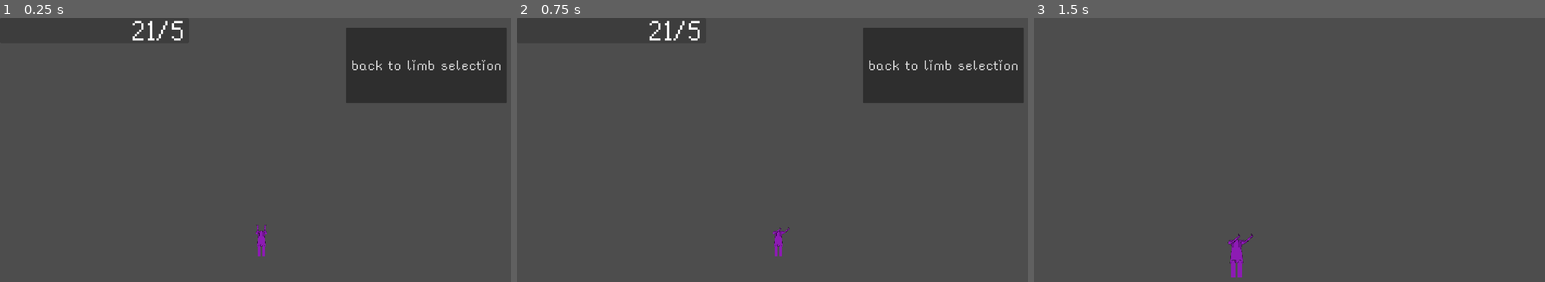
Above: before the commit, frames 1-3 (left to right).
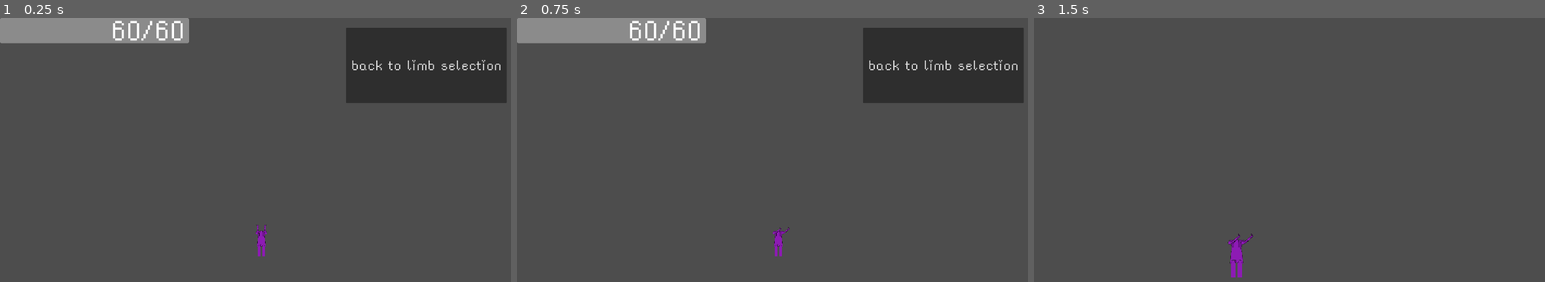
Above: after the commit, the same moments.

Repository: flowerFawn/Robot_game
Game: Godot game, scene res://levels/spawn_level.tscn
Two runs of this game, one before a commit and one after it. Both use one fixed random seed, a clock stepped at 60 frames per second and the inputs below. This scene is started directly instead of the project's main scene.
Inputs (mouse positions are in pixels of both pictures, inside the frame that each line leads up to):
- Up to frame 1 (0.25 s): no input
- Up to frame 2 (0.75 s): tap Enter at 0.5 s; move the mouse to (895, 150) at 0.52 s; hold D (right) from 0.53 s (still down); tap F (interact) at 0.6 s
- Up to frame 3 (1.5 s): tap Space (jump) at 0.77 s; release D (right) at 1.25 s; click "back to limb selection" at 1.25 s

The runs differ from the first frame. In frame 1, 3.5% of the frame differs, in the area x 0-38%, y 0-10%; in frame 2, 3.5%; in frame 3, nothing differs.
Error before the commit: Invalid assignment of property or key 'text' with value of type 'String' on a base object of type 'null instance'. (res://scripts/player_UI.gd:10)

Commit message:
removed a line of code that referenced something used for testing not included in commits

Diff:
--- a/scripts/player_UI.gd
+++ b/scripts/player_UI.gd
@@ -7,7 +7,6 @@
 
 # Called every frame. 'delta' is the elapsed time since the previous frame.
 func _process(_delta):
-	get_node("UIControl/XSpeed").text = str(Player_Stats.player_current_forces.x)
 	get_node("UIControl/HPBar").value = Player_Stats.player_current_hp
 	get_node("UIControl/HPBar/HPLabel").text = hp_preset % [round(Player_Stats.player_current_hp), Player_Stats.player_total_hp]
 
